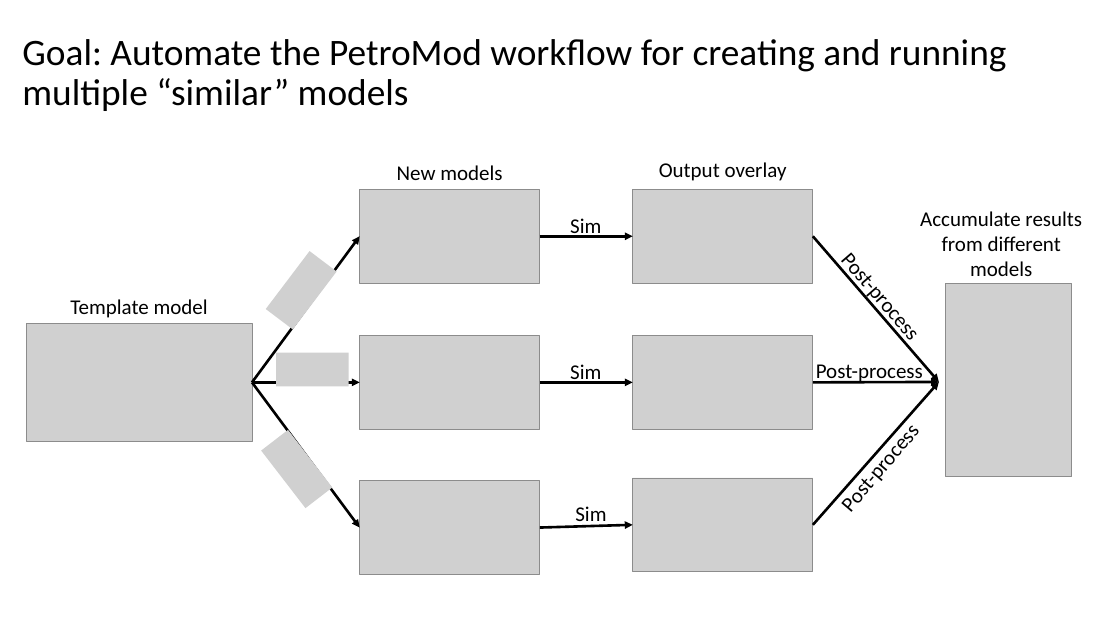
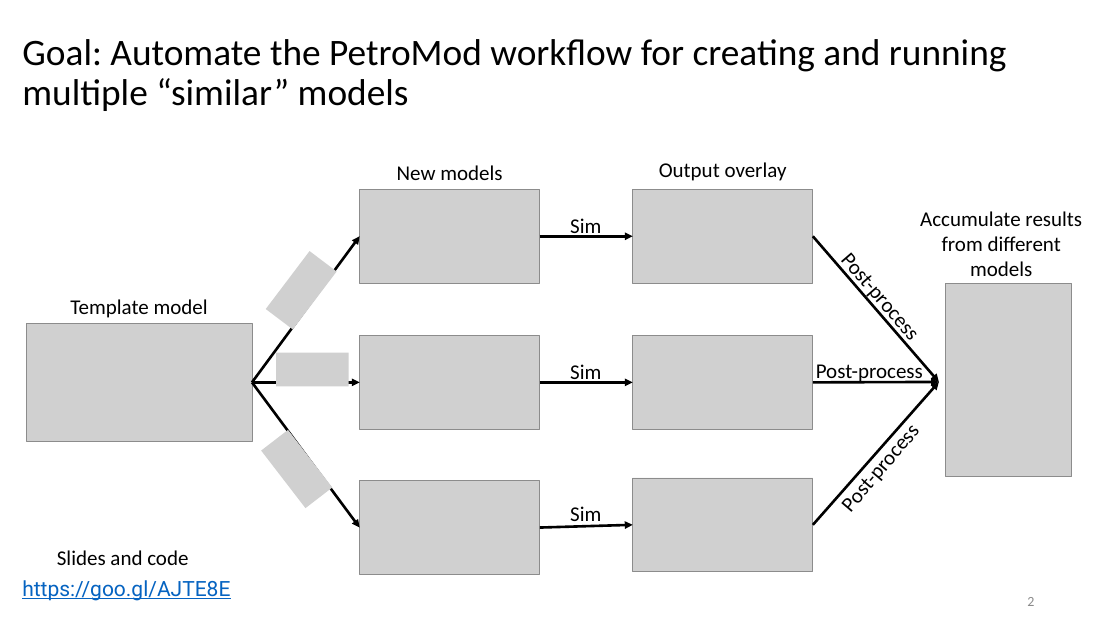
Before and after one commit to MosGeo/BPSMAutoToolbox, a slide deck: slide 2 of Workshop/19.01.23 PM Toolbox Workshop.pptx. Drawn at 1120x630 pixels with LibreOffice and Linux fonts; fonts in the diff are those of the drawing; grey boxes stand for pictures; background and template pictures are left out. Boxes give left, top, right and bottom in pixels: in the first picture for what was removed or moved away, otherwise in the second. Text is boxed around its words. In the diff, an @@ line names an element or a change of style, - is before the commit and + after.

```diff
--- a/Workshop/19.01.23 PM Toolbox Workshop.pptx
+++ b/Workshop/19.01.23 PM Toolbox Workshop.pptx
@@ text "Sim": place and size @@
-text "Sim" at <box>575,506,606,527</box>
+text "Sim" at <box>570,506,601,528</box>
@@ text added at <box>57,550,188,565</box>, 18 pt, text #000000 @@
+Slides and code
@@ text added at <box>22,580,230,601</box>, 18 pt, text #0563C1, underline @@
+https://goo.gl/AJTE8E
@@ page number added at <box>1027,597,1034,606</box>, 12 pt, text #8C8C8C @@
+2
```
Also in this commit, not shown: 13 other slides changed, 2 other files.
